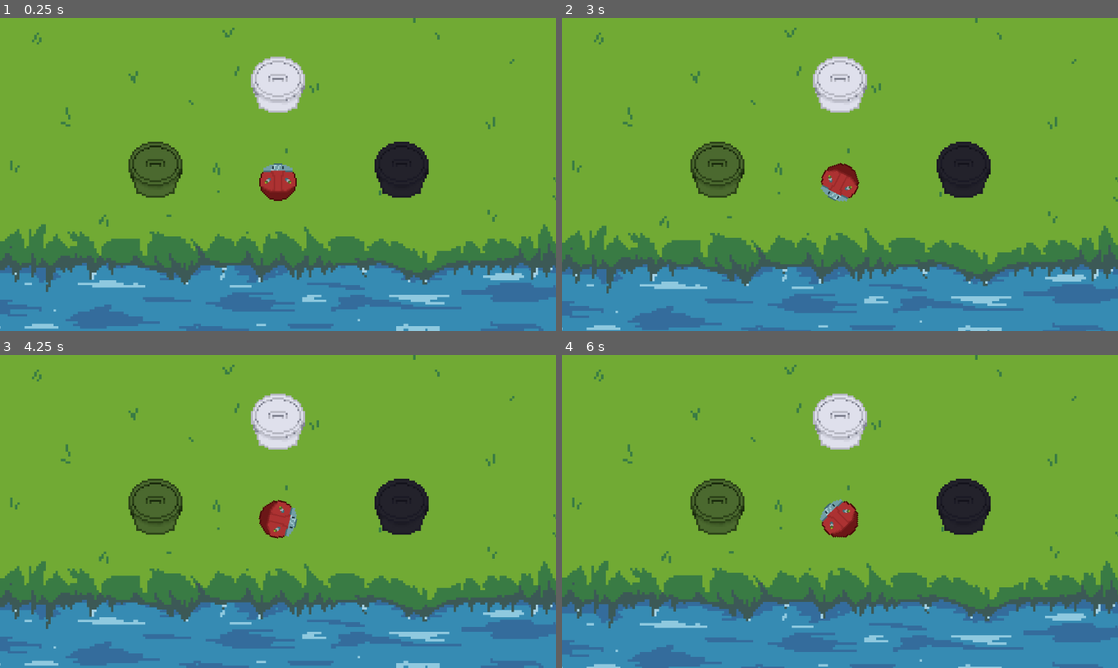
Above: before the commit, frames 1-4 (two rows, left to right).
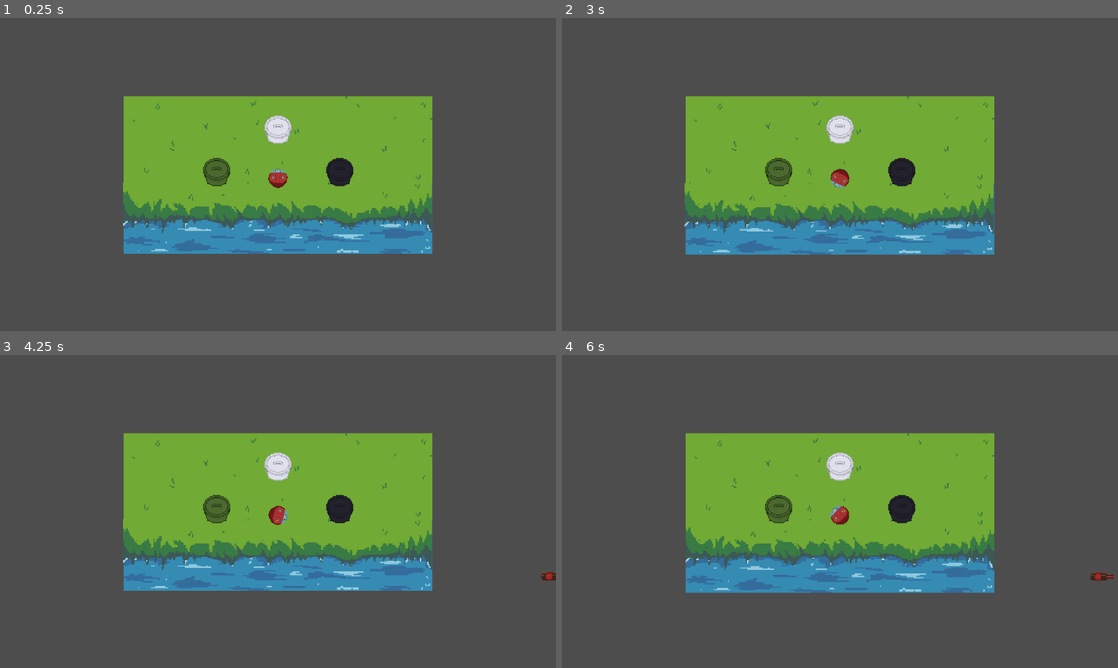
Above: after the commit, the same moments.

Repository: Sbtsu/bazuma
Game: Godot game, scene res://Escenas/nivel_base.tscn
Same seed, same stepped clock (60 frames per second), same inputs: the game is played once before the commit and once after it.
Inputs (mouse positions are in pixels of both pictures, inside the frame that each line leads up to):
- Up to frame 1 (0.25 s): no input
- Up to frame 2 (3 s): move the mouse to (962, 158) at 0.52 s; click (962, 158) at 0.67 s; move the mouse to (728, 190) at 1.27 s; click (728, 190) at 1.42 s; move the mouse to (895, 105) at 2.02 s; click (895, 105) at 2.17 s; move the mouse to (812, 237) at 2.77 s; click (812, 237) at 2.92 s
- Up to frame 3 (4.25 s): move the mouse to (444, 558) at 3.52 s; click (444, 558) at 3.67 s
- Up to frame 4 (6 s): move the mouse to (673, 464) at 4.27 s; click (673, 464) at 4.42 s; move the mouse to (867, 511) at 5.02 s; click (867, 511) at 5.17 s; move the mouse to (756, 433) at 5.77 s; click (756, 433) at 5.92 s

The runs differ from the first frame. In frame 1, 83% of the frame differs, in the area x 0-100%, y 0-100%; in frame 2, 82%; in frame 3, 83%; in frame 4, 83%.

Commit message:
arreglado: las basuras ahora siguen correctamente al cursor LET'S FUCKING GOOOOO

Diff:
--- a/Escenas/nivel_base.tscn
+++ b/Escenas/nivel_base.tscn
@@ -89,6 +89,9 @@
 
 [node name="Node2D" type="Node2D"]
 
+[node name="Camera2D" type="Camera2D" parent="."]
+zoom = Vector2(0.5, 0.5)
+
 [node name="Rio" type="Sprite2D" parent="."]
 texture_filter = 1
 position = Vector2(0, 8)
@@ -125,13 +128,8 @@
 autoplay = "pasto"
 speed_scale = 0.5
 
-[node name="Camera2D" type="Camera2D" parent="."]
-
 [node name="player" parent="." instance=ExtResource("1_11ehl")]
 position = Vector2(0, 16)
-
-[node name="spawn" parent="." instance=ExtResource("7_tynnx")]
-position = Vector2(896, 240)
 
 [node name="caneca_organica" parent="." instance=ExtResource("6_vpahq")]
 position = Vector2(-256, -16)
@@ -141,3 +139,6 @@
 
 [node name="caneca_aprovechable" parent="." instance=ExtResource("8_pvcqx")]
 position = Vector2(0, -192)
+
+[node name="spawn" parent="." instance=ExtResource("7_tynnx")]
+position = Vector2(896, 240)
--- a/Objetos/Basuras/basura.gd
+++ b/Objetos/Basuras/basura.gd
@@ -1,6 +1,6 @@
 extends RigidBody2D
 
-var mouse = preload("res://Jugador/mouse.tscn")
+
 @export var is_clicked = false
 @export var on_basura = false
 
@@ -21,7 +21,7 @@
 	if is_clicked == true:
 		constant_force.x = 0
 		linear_velocity.x = 0
-		#position = get_global_mouse_position()
+		position = get_global_mouse_position() - Vector2(896, 240)
 
 func _physics_process(delta):
 	when_basura_clicked()
